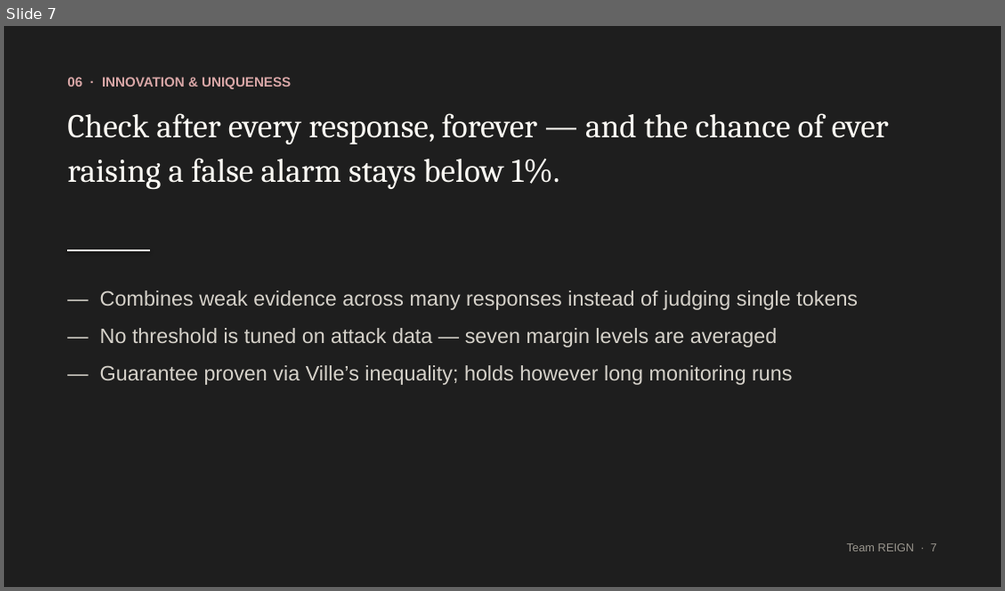
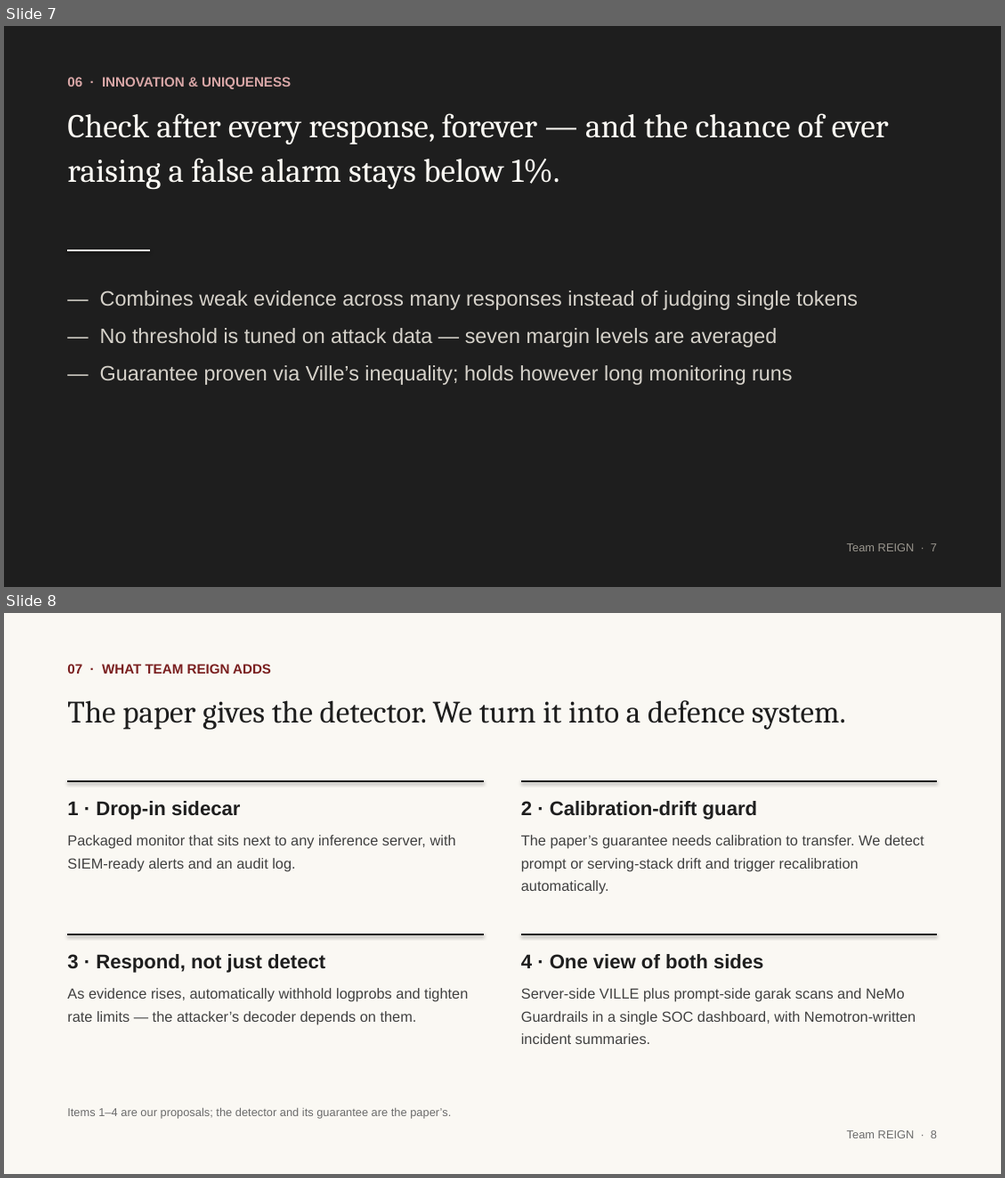
Before and after one commit to Nithyon/ville, a slide deck: docs/VILLE_Team_REIGN_Ideation.pptx. Shown one above the other, each under a label of ours: slide 7 before the commit, slides 7 and 8 after it. The pictures are 1005x591 and 1005x1178 pixels, drawn with LibreOffice and Linux fonts; fonts in the diff are those of the drawing. Boxes give left, top, right and bottom in pixels: in the first picture for what was removed or moved away, otherwise in the second. Text is boxed around its words. In the diff, an @@ line names an element or a change of style, - is before the commit and + after.

```diff
--- a/docs/VILLE_Team_REIGN_Ideation.pptx
+++ b/docs/VILLE_Team_REIGN_Ideation.pptx
@@ slide 8 added at box(4, 613, 1001, 1174), background #FAF8F3 @@
@@ text added at box(67, 664, 271, 674), 13 pt, text #7A1F1F, bold @@
+07 · WHAT TEAM REIGN ADDS
@@ text added at box(67, 700, 846, 729), 30 pt, text #1E1E1E @@
+The paper gives the detector. We turn it into a defence system.
@@ line added from (67, 781) to (484, 781), #1E1E1E 1.5 pt @@
@@ line added from (521, 781) to (938, 781), #1E1E1E 1.5 pt @@
@@ text added at box(67, 801, 240, 819), 19 pt, text #1E1E1E, bold @@
+1 · Drop-in sidecar
@@ text added at box(521, 801, 757, 819), 19 pt, text #1E1E1E, bold @@
+2 · Calibration-drift guard
@@ text added at box(67, 835, 456, 871), 14 pt, text #404040 @@
+Packaged monitor that sits next to any inference server, with SIEM-ready alerts and an audit log.
@@ text added at box(521, 835, 924, 894), 14 pt, text #404040 @@
+The paper’s guarantee needs calibration to transfer. We detect prompt or serving-stack drift and trigger recalibration automatically.
@@ line added from (67, 934) to (484, 934), #1E1E1E 1.5 pt @@
@@ text added at box(67, 954, 325, 973), 19 pt, text #1E1E1E, bold @@
+3 · Respond, not just detect
@@ line added from (521, 934) to (938, 934), #1E1E1E 1.5 pt @@
@@ text added at box(521, 954, 764, 969), 19 pt, text #1E1E1E, bold @@
+4 · One view of both sides
@@ text added at box(67, 988, 468, 1024), 14 pt, text #404040 @@
+As evidence rises, automatically withhold logprobs and tighten rate limits — the attacker’s decoder depends on them.
@@ text added at box(521, 988, 915, 1044), 14 pt, text #404040 @@
+Server-side VILLE plus prompt-side garak scans and NeMo Guardrails in a single SOC dashboard, with Nemotron-written incident summaries.
@@ text added at box(67, 1107, 451, 1119), 11 pt, text #6B6B6B @@
+Items 1–4 are our proposals; the detector and its guarantee are the paper’s.
@@ text added at box(847, 1130, 937, 1138), 11 pt, text #6B6B6B @@
+Team REIGN · 8
```
Also in this commit, not shown: 3 slides changed, 1 other file.
